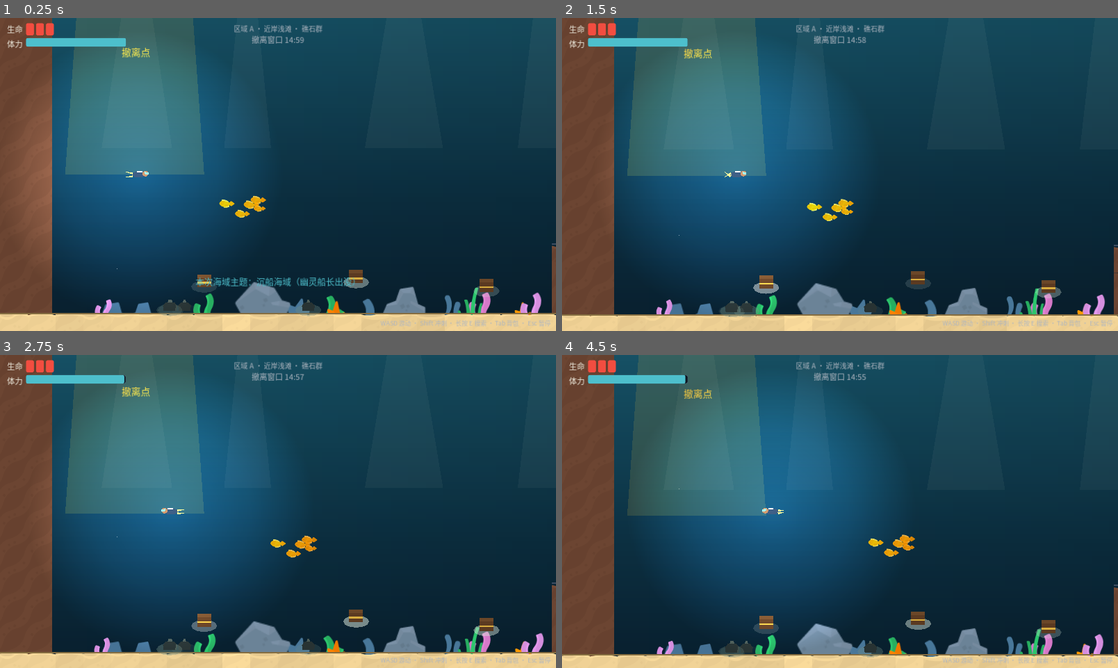
Above: before the commit, frames 1-4 (two rows, left to right).
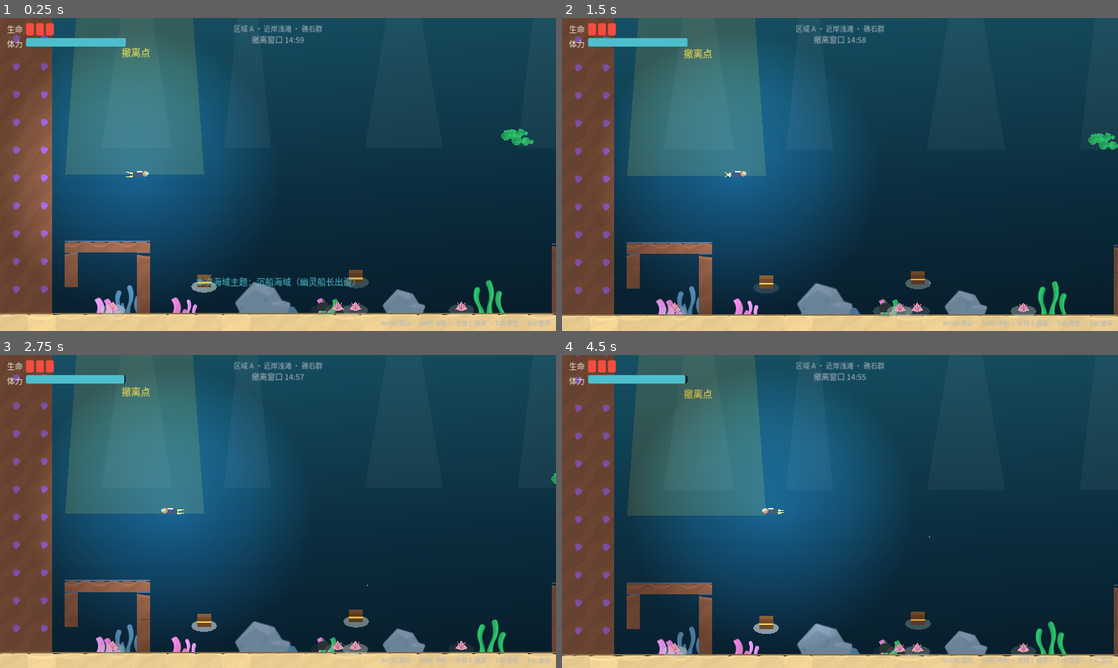
Above: after the commit, the same moments.

Repository: Djjvcgh/deep-sea-scavenger
Game: Godot game, scene res://scenes/underwater.tscn
Two runs of this game, one before a commit and one after it. Both use one fixed random seed, a clock stepped at 60 frames per second and the inputs below. This scene is started directly instead of the project's main scene.
Inputs (mouse positions are in pixels of both pictures, inside the frame that each line leads up to):
- Up to frame 1 (0.25 s): no input
- Up to frame 2 (1.5 s): move the mouse to (962, 158) at 0.52 s; hold D (move_right) from 0.53 s (still down); tap Space (attack) at 0.6 s; click (962, 158) at 0.67 s; tap W (move_up) at 0.77 s; move the mouse to (728, 190) at 1.27 s; tap E (interact) at 1.35 s
- Up to frame 3 (2.75 s): tap W (move_up) at 1.52 s; move the mouse to (333, 442) at 2.02 s; release D (move_right) at 2.03 s; hold A (move_left) from 2.03 s (still down); hold Shift (sprint) from 2.03 s (still down)
- Up to frame 4 (4.5 s): move the mouse to (812, 574) at 2.77 s; release A (move_left) at 2.78 s; release Shift (sprint) at 2.78 s; hold D (move_right) 2.78-4.28 s; tap Space (attack) at 2.85 s; click (812, 574) at 2.92 s; tap W (move_up) at 3.02, 3.77 s; move the mouse to (1006, 558) at 3.52 s; hold E (interact) 3.53-4.28 s; move the mouse to (673, 464) at 4.27 s; hold A (move_left) from 4.28 s (still down); tap Shift (sprint) at 4.35 s

The runs differ from the first frame. In frame 1, 4.5% of the frame differs, in the area x 0-100%, y 5-96%; in frame 2, 4.5%, in the area x 2-100%, y 5-96%; in frame 3, 4.3%; in frame 4, 4.3%.

Commit message:
V0.4阶段7：整局生成校验测试（主题保证/腔体敞开/Boss巢穴合法性/确定性）；洞穴危险洞穴保底改为随机+确定性扫掠；README 更新到 V0.4.0

Diff:
--- a/scripts/cave_gen.gd
+++ b/scripts/cave_gen.gd
@@ -21,7 +21,7 @@
 	for w in wreck_rects:
 		placed_rects.append(w)
 	if force_kind != "":
-		var forced := _place_kind(rng, chosen, force_kind, placed_rects)
+		var forced := _place_forced(rng, chosen, force_kind, placed_rects)
 		if not forced.is_empty():
 			out.append(forced)
 			placed_rects.append_array(forced["rects"])
@@ -45,10 +45,10 @@
 
 
 static func _place_kind(rng: RandomNumberGenerator, chosen: Dictionary, kind: String,
-		placed_rects: Array) -> Dictionary:
+		placed_rects: Array, attempts := 14) -> Dictionary:
 	var mode: String = MapDataRes.CAVE_TEMPLATES[kind]["mode"]
 	var tpl: Dictionary = MapDataRes.CAVE_TEMPLATES[kind]
-	for attempt in 14:
+	for attempt in attempts:
 		var anchor: Vector2
 		var solids: Array
 		var chest_spots: Array
@@ -71,14 +71,59 @@
 		var rects := _world_rects(tpl, anchor)
 		if not _placement_ok(rects, anchor, tpl, solids, chest_spots, patrols, placed_rects):
 			continue
-		var cave := {
-			"kind": kind, "mode": mode, "zone": zone, "anchor": anchor, "rects": rects,
-			"spots": [], "interior": WreckGenRes._offset_rect(tpl["interior"], anchor),
-		}
-		for s in tpl["spots"]:
-			cave["spots"].append(anchor + s)
-		return cave
+		return _make_cave(kind, mode, zone, anchor)
 	return {}
+
+
+## Boss 潜伏点保底：随机尝试保持位置多样性，失败后确定性扫掠——只要存在合法位置就必放。
+static func _place_forced(rng: RandomNumberGenerator, chosen: Dictionary, kind: String,
+		placed_rects: Array) -> Dictionary:
+	var forced := _place_kind(rng, chosen, kind, placed_rects, 24)
+	if forced.is_empty() and kind == "danger":
+		forced = _place_kind(rng, chosen, "hang_danger", placed_rects, 24)
+	if forced.is_empty():
+		forced = _sweep_place(chosen, kind, placed_rects)
+	if forced.is_empty() and kind == "danger":
+		forced = _sweep_place(chosen, "hang_danger", placed_rects)
+	return forced
+
+
+## 按固定步长扫掠全部候选区间，返回第一个合法位置（确定性）。
+static func _sweep_place(chosen: Dictionary, kind: String, placed_rects: Array) -> Dictionary:
+	var tpl: Dictionary = MapDataRes.CAVE_TEMPLATES[kind]
+	var ranges: Array = []
+	if tpl["mode"] == "hang":
+		ranges.append(["C", MapDataRes.HANG_X_RANGE, MapDataRes.HANG_SURFACE_Y])
+	else:
+		ranges.append(["B", MapDataRes.FLOOR_CAVE_ZONES["B"]["x_range"],
+			MapDataRes.FLOOR_CAVE_ZONES["B"]["floor_y"]])
+		ranges.append(["A", MapDataRes.FLOOR_CAVE_ZONES["A"]["x_range"],
+			MapDataRes.FLOOR_CAVE_ZONES["A"]["floor_y"]])
+	for r in ranges:
+		var zone: String = r[0]
+		var solids: Array = MapDataRes.variant_solids(zone, chosen[zone]["index"])
+		var chest_spots: Array = chosen[zone]["variant"]["chests"]
+		var patrols: Array = chosen[zone]["variant"]["patrols"]
+		var x: float = r[1][0]
+		while x <= float(r[1][1]):
+			var anchor := Vector2(x, float(r[2]))
+			if _placement_ok(_world_rects(tpl, anchor), anchor, tpl, solids,
+					chest_spots, patrols, placed_rects):
+				return _make_cave(kind, String(tpl["mode"]), zone, anchor)
+			x += 20.0
+	return {}
+
+
+static func _make_cave(kind: String, mode: String, zone: String, anchor: Vector2) -> Dictionary:
+	var tpl: Dictionary = MapDataRes.CAVE_TEMPLATES[kind]
+	var cave := {
+		"kind": kind, "mode": mode, "zone": zone, "anchor": anchor,
+		"rects": _world_rects(tpl, anchor), "spots": [],
+		"interior": WreckGenRes._offset_rect(tpl["interior"], anchor),
+	}
+	for s in tpl["spots"]:
+		cave["spots"].append(anchor + s)
+	return cave
 
 
 static func _weighted_mode(rng: RandomNumberGenerator) -> String:
@@ -113,13 +158,26 @@
 
 static func _placement_ok(rects: Array, anchor: Vector2, tpl: Dictionary, solids: Array,
 		chest_spots: Array, patrols: Array, placed_rects: Array) -> bool:
+	# 腔体内部必须完全敞开：实体与已放结构不得伸进洞内（内缩 6px 容许墙面贴合）
+	var interior_world: Rect2 = WreckGenRes._offset_rect(tpl["interior"], anchor).grow(-6.0)
+	for r in solids:
+		if r[4] == "sand":
+			continue
+		var srect0 := Rect2(r[0], r[1], r[2], r[3])
+		if tpl["mode"] == "hang" and srect0.end.y <= anchor.y + 2.0:
+			continue
+		if srect0.intersects(interior_world):
+			return false
+	for other in placed_rects:
+		if (other as Rect2).intersects(interior_world):
+			return false
 	for wr in rects:
-		# 1) 与已有实体保持间隙；锚点依附面（海床 sand / 悬洞挂面上方的岩体）除外
+		# 1) 与已有实体保持间隙；依附面除外（海床 sand / 悬洞挂面上方的岩体）
 		for r in solids:
 			if r[4] == "sand":
 				continue
 			var srect := Rect2(r[0], r[1], r[2], r[3])
-			if srect.end.y <= anchor.y + 2.0:
+			if tpl["mode"] == "hang" and srect.end.y <= anchor.y + 2.0:
 				continue
 			if (wr as Rect2).intersects(srect.grow(CLEARANCE)):
 				return false
--- a/scripts/map_data.gd
+++ b/scripts/map_data.gd
@@ -149,6 +149,7 @@
 		},
 		{
 			"name": "石柱迷宫",
+			"no_hang": true,
 			"solids": [[3690, 620, 70, 200, "rock"], [3900, 520, 60, 180, "rock"],
 				[4150, 560, 80, 240, "rock"], [4400, 540, 70, 160, "rock"],
 				[4650, 640, 220, 160, "rock"]],
@@ -158,6 +159,7 @@
 		},
 		{
 			"name": "深渊窄廊",
+			"no_hang": true,
 			"solids": [[3650, 520, 140, 240, "rock"], [3900, 600, 120, 160, "rock"],
 				[4200, 520, 90, 240, "rock"]],
 			"chests": [Vector2(3520, 880), Vector2(3900, 880), Vector2(4170, 880),
--- a/scripts/underwater.gd
+++ b/scripts/underwater.gd
@@ -173,6 +173,20 @@
 		var variants: Array = MapDataRes.ZONE_VARIANTS[zone]
 		var index := _rng.randi_range(0, variants.size() - 1)
 		_chosen[zone] = {"index": index, "variant": variants[index]}
+	# 沉船主题：B 区变体无沉船锚点时按种子重抽（幽灵船长需要触发点）
+	if dive_theme == "wreck":
+		for attempt in 6:
+			if not _chosen["B"]["variant"].get("wreck_anchors", []).is_empty():
+				break
+			var idx := _rng.randi_range(0, MapDataRes.ZONE_VARIANTS["B"].size() - 1)
+			_chosen["B"] = {"index": idx, "variant": MapDataRes.ZONE_VARIANTS["B"][idx]}
+	# 洞穴主题：无悬洞空间的变体按种子重抽（海蛇需要潜伏点）
+	if dive_theme == "cave":
+		for attempt in 8:
+			if not _chosen["C"]["variant"].get("no_hang", false):
+				break
+			var cidx := _rng.randi_range(0, MapDataRes.ZONE_VARIANTS["C"].size() - 1)
+			_chosen["C"] = {"index": cidx, "variant": MapDataRes.ZONE_VARIANTS["C"][cidx]}
 	# 沉船遗址：按种子激活变体锚点（0~2 艘，合法性由变体数据校验保证）；
 	# 沉船主题保证至少一艘（幽灵船长需要触发点）
 	_wrecks = WreckGenRes.generate(_rng, _chosen)
--- a/scripts/wreck_gen.gd
+++ b/scripts/wreck_gen.gd
@@ -74,9 +74,18 @@
 
 
 ## 布置合法性校验（run_tests 与生成共用）。
-## rects 为沉船船体（世界坐标），base_solids/chest_spots/patrols 为所在变体数据。
+## rects 为沉船船体（世界坐标），base_solids/chest_spots/patrols 为所在变体数据；
+## interior 为舱内水域（世界坐标），传入时要求其完全敞开。
 static func placement_ok(rects: Array, base_solids: Array, chest_spots: Array,
-		patrols: Array) -> bool:
+		patrols: Array, interior := Rect2()) -> bool:
+	# 舱内水域必须敞开（沉船是空心壳体，实体不得伸进舱内）
+	if interior.size.x > 0.0:
+		var interior_check := interior.grow(-6.0)
+		for r in base_solids:
+			if r[4] == "sand":
+				continue
+			if Rect2(r[0], r[1], r[2], r[3]).intersects(interior_check):
+				return false
 	# 1) 与已有非海床实体保持安全间隙（沉船底板贴着海床是正确姿态）
 	for wr in rects:
 		for r in base_solids:
--- a/tests/run_tests.gd
+++ b/tests/run_tests.gd
@@ -17,6 +17,7 @@
 	failures += _test_icons()
 	failures += _test_wrecks()
 	failures += _test_caves()
+	failures += _test_world_generation()
 	failures += _test_loot_randomness()
 	_print_result()
 	quit(1 if failures > 0 else 0)
@@ -445,7 +446,8 @@
 					var anchor := Vector2(anchor_cfg["x"], MapData.WRECK_FLOOR_Y)
 					var rects: Array = WreckGenC._world_rects(tpl, anchor)
 					var tag: String = "%s%d(%s)@%.0f %s" % [zone, vi, v["name"], anchor_cfg["x"], kind]
-					if not WreckGenC.placement_ok(rects, solids, v["chests"], v["patrols"]):
+					if not WreckGenC.placement_ok(rects, solids, v["chests"], v["patrols"],
+							WreckGenC._offset_rect(tpl["interior"], anchor)):
 						_check_quiet(false, "锚点非法：%s" % tag)
 						anchor_fail += 1
 				# 锚点自带容器点不与变体宝箱点重叠
@@ -569,6 +571,106 @@
 	return out
 
 
+func _test_world_generation() -> int:
+	print("[整局生成校验：主题+沉船+洞穴+Boss巢穴]")
+	var WreckGenC = load("res://scripts/wreck_gen.gd")
+	var CaveGenC = load("res://scripts/cave_gen.gd")
+	var extract: Rect2 = MapData.EXTRACT_RECT.grow(40.0)
+	var themes := {}
+	var bad := 0
+	var wreck_theme_ok := 0
+	var cave_theme_ok := 0
+	var wreck_theme_count := 0
+	var cave_theme_count := 0
+	for seed_i in 100:
+		var rng := RandomNumberGenerator.new()
+		rng.seed = seed_i
+		# 与场景 _roll_layout 一致的抽取顺序：主题 → 9次色调 → 3区域变体
+		var r := rng.randf()
+		var theme := "abyss"
+		if r <= float(MapData.DIVE_THEME_WEIGHTS["wreck"]):
+			theme = "wreck"
+		elif r <= float(MapData.DIVE_THEME_WEIGHTS["wreck"] + MapData.DIVE_THEME_WEIGHTS["cave"]):
+			theme = "cave"
+		themes[theme] = true
+		for i in 9:
+			rng.randf()
+		var chosen := {}
+		for zone in ["A", "B", "C"]:
+			var idx := rng.randi_range(0, MapData.ZONE_VARIANTS[zone].size() - 1)
+			chosen[zone] = {"index": idx, "variant": MapData.ZONE_VARIANTS[zone][idx]}
+		if theme == "wreck":
+			for attempt in 6:
+				if not chosen["B"]["variant"].get("wreck_anchors", []).is_empty():
+					break
+				var ridx := rng.randi_range(0, MapData.ZONE_VARIANTS["B"].size() - 1)
+				chosen["B"] = {"index": ridx, "variant": MapData.ZONE_VARIANTS["B"][ridx]}
+		if theme == "cave":
+			for attempt in 8:
+				if not chosen["C"]["variant"].get("no_hang", false):
+					break
+				var cidx := rng.randi_range(0, MapData.ZONE_VARIANTS["C"].size() - 1)
+				chosen["C"] = {"index": cidx, "variant": MapData.ZONE_VARIANTS["C"][cidx]}
+		var wrecks: Array = WreckGenC.generate(rng, chosen)
+		if theme == "wreck":
+			wreck_theme_count += 1
+			if wrecks.is_empty():
+				var forced: Dictionary = WreckGenC.force_one(rng, chosen)
+				if not forced.is_empty():
+					wrecks.append(forced)
+			if not wrecks.is_empty():
+				wreck_theme_ok += 1
+		var wreck_rects: Array = []
+		for w in wrecks:
+			wreck_rects.append_array(w["rects"])
+		var caves: Array = CaveGenC.generate(rng, chosen, wreck_rects,
+			3 if theme == "cave" else 2, "danger" if theme == "cave" else "")
+		if theme == "cave":
+			cave_theme_count += 1
+			var has_danger := false
+			for c in caves:
+				if c["kind"] in ["danger", "hang_danger"]:
+					has_danger = true
+			if has_danger:
+				cave_theme_ok += 1
+			else:
+				print("  [诊断] seed ", seed_i, " caves=", caves.map(func(c): return c["kind"]),
+					" C=", chosen["C"]["index"])
+		# Boss 触发区/巢穴中心必须是开阔水域（Boss 不出生在墙体里），且不压撤离区
+		for w in wrecks:
+			var center: Vector2 = (w["interior"] as Rect2).get_center()
+			if not MapData.circle_clear(center, 12.0,
+					MapData.variant_solids(w["zone"], chosen[w["zone"]]["index"])):
+				_check_quiet(false, "种子%d 沉船舱内中心撞到地形 %s" % [seed_i, center])
+				bad += 1
+			if extract.intersects(_footprint_rect(w["rects"])):
+				_check_quiet(false, "种子%d 沉船压到撤离区" % seed_i)
+				bad += 1
+		for c in caves:
+			var ccenter: Vector2 = (c["interior"] as Rect2).get_center()
+			if not MapData.circle_clear(ccenter, 12.0,
+					MapData.variant_solids(c["zone"], chosen[c["zone"]]["index"])):
+				_check_quiet(false, "种子%d 洞穴腔体中心撞到地形 %s" % [seed_i, ccenter])
+				bad += 1
+			if extract.intersects(_footprint_rect(c["rects"])):
+				_check_quiet(false, "种子%d 洞穴压到撤离区" % seed_i)
+				bad += 1
+	_check(bad == 0, "100 局：Boss 巢穴皆为开阔水域、不压撤离区与出生带")
+	_check(themes.size() == 3, "三种海域主题都出现（实际 %d）" % themes.size())
+	_check(wreck_theme_count == 0 or wreck_theme_ok == wreck_theme_count,
+		"沉船主题必有沉船（%d/%d 局）" % [wreck_theme_ok, wreck_theme_count])
+	_check(cave_theme_count == 0 or cave_theme_ok == cave_theme_count,
+		"洞穴主题必有危险洞穴（%d/%d 局）" % [cave_theme_ok, cave_theme_count])
+	return 0
+
+
+func _footprint_rect(rects: Array) -> Rect2:
+	var out: Rect2 = rects[0]
+	for r in rects:
+		out = out.merge(r)
+	return out
+
+
 func _test_loot_randomness() -> int:
 	print("[掉落随机性]")
 	var scene = load("res://scenes/underwater.tscn").instantiate()
Not shown, changed: README.md
